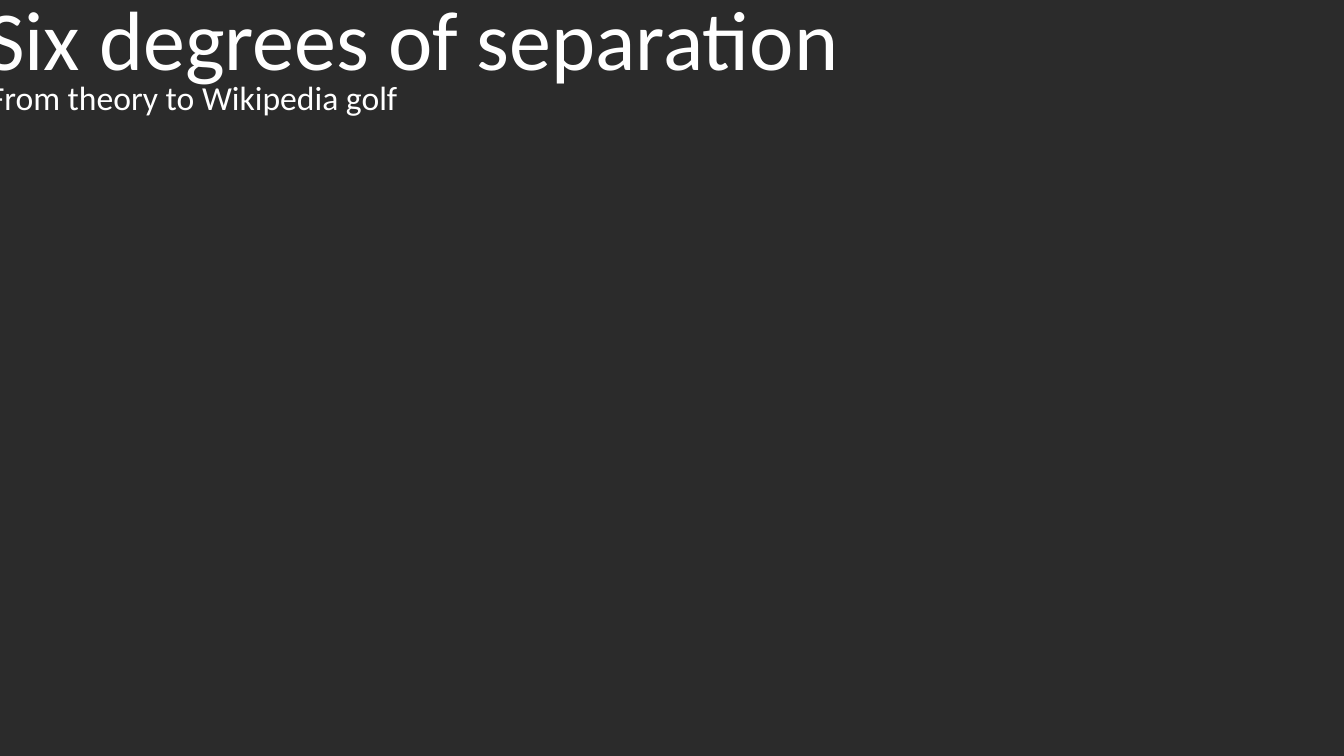
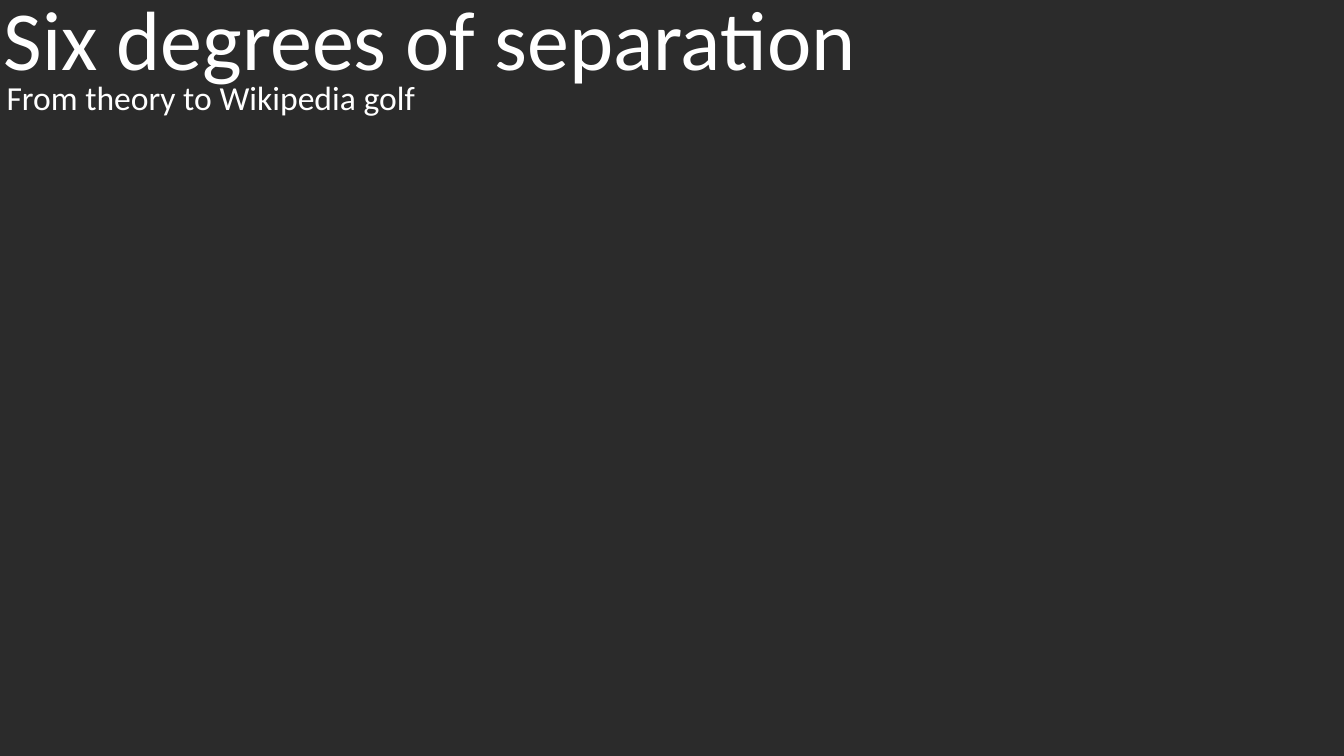
Before and after one commit to fmwestby/IN3110_Group_Sessions, a slide deck: slide 1 of 06_webScrapping/six_deg_of_sep.pptx. Drawn at 1344x756 pixels with LibreOffice and Linux fonts; fonts in the diff are those of the drawing; background and template pictures are left out; a plain dark background stands for a picture behind light text. Boxes give left, top, right and bottom in pixels: in the first picture for what was removed or moved away, otherwise in the second. Text is boxed around its words. In the diff, an @@ line names an element or a change of style, - is before the commit and + after.

```diff
--- a/06_webScrapping/six_deg_of_sep.pptx
+++ b/06_webScrapping/six_deg_of_sep.pptx
@@ title "Six degrees of separation" rewrapped from box(0, 11, 838, 89) to box(4, 11, 855, 89) @@
@@ subtitle "From theory to Wikipedia golf" rewrapped from box(0, 82, 397, 116) to box(7, 82, 415, 116) @@
```
Also in this commit, not shown: 1 other slide changed, 4 other files.
